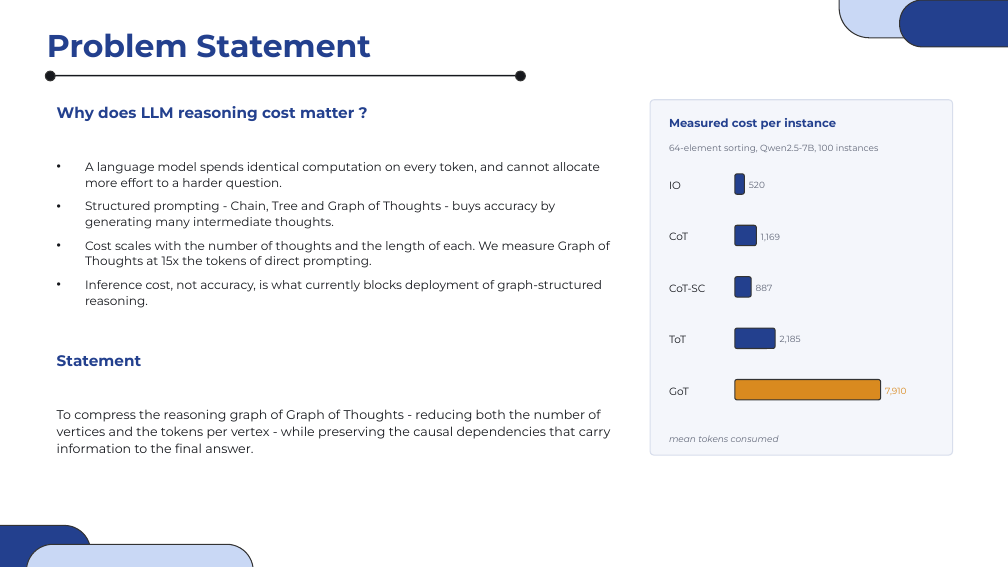
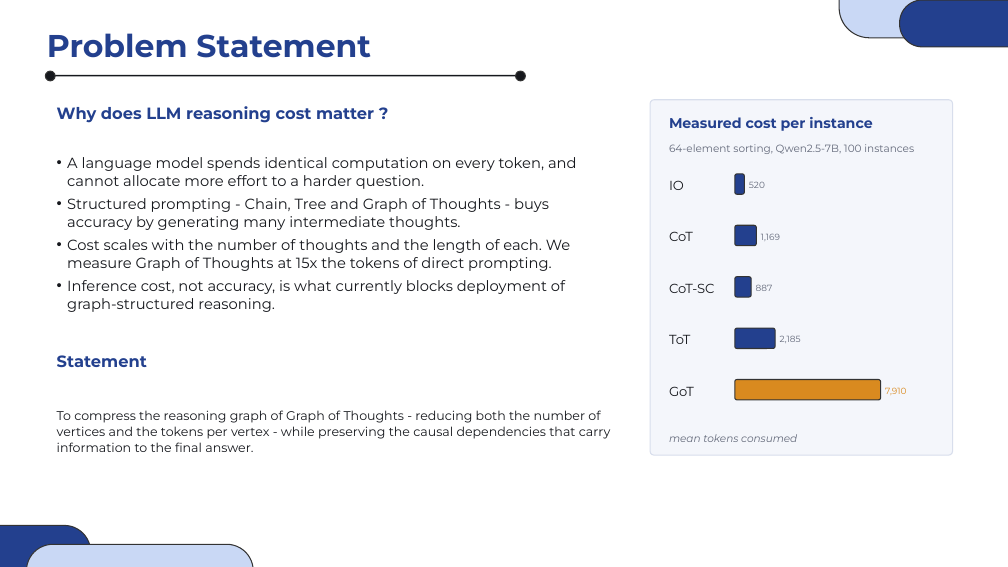
Before and after one commit to TREX4096/Graph_of_Thought, a slide deck: slide 2 of docs/Graph_of_Thoughts_BTP_v4.pptx. Drawn at 1008x567 pixels with LibreOffice and Linux fonts; fonts in the diff are those of the drawing. Boxes give left, top, right and bottom in pixels: in the first picture for what was removed or moved away, otherwise in the second. Text is boxed around its words. In the diff, an @@ line names an element or a change of style, - is before the commit and + after.

```diff
--- a/docs/Graph_of_Thoughts_BTP_v4.pptx
+++ b/docs/Graph_of_Thoughts_BTP_v4.pptx
@@ text "Why does LLM reasoning cost ..." at [57, 106, 374, 123]: size 14.5 to 15.5 pt @@
@@ text "Measured cost per instance" at [669, 117, 872, 131]: size 11 to 13.5 pt @@
@@ text "A language model spends identical ..." at [67, 157, 577, 312]: size 11.5 to 14 pt; indent changed; line spacing 1.1 to 1.04; less space between paragraphs @@
@@ text "64-element sorting, Qwen2.5-7B, 100 instances" at [669, 144, 914, 154]: size 8.5 to 10 pt @@
@@ text "Statement" at [57, 355, 147, 367]: size 14.5 to 15.5 pt @@
@@ size 10 to 12.5 pt in 5 elements at [669, 180, 684, 190], [669, 231, 693, 241], [669, 283, 715, 293], [669, 334, 690, 344], [669, 386, 694, 396] @@
@@ text "mean tokens consumed" at [669, 434, 797, 442]: size 8.5 to 10 pt @@
```
Also in this commit, not shown: 15 other slides changed, 1 other file.
